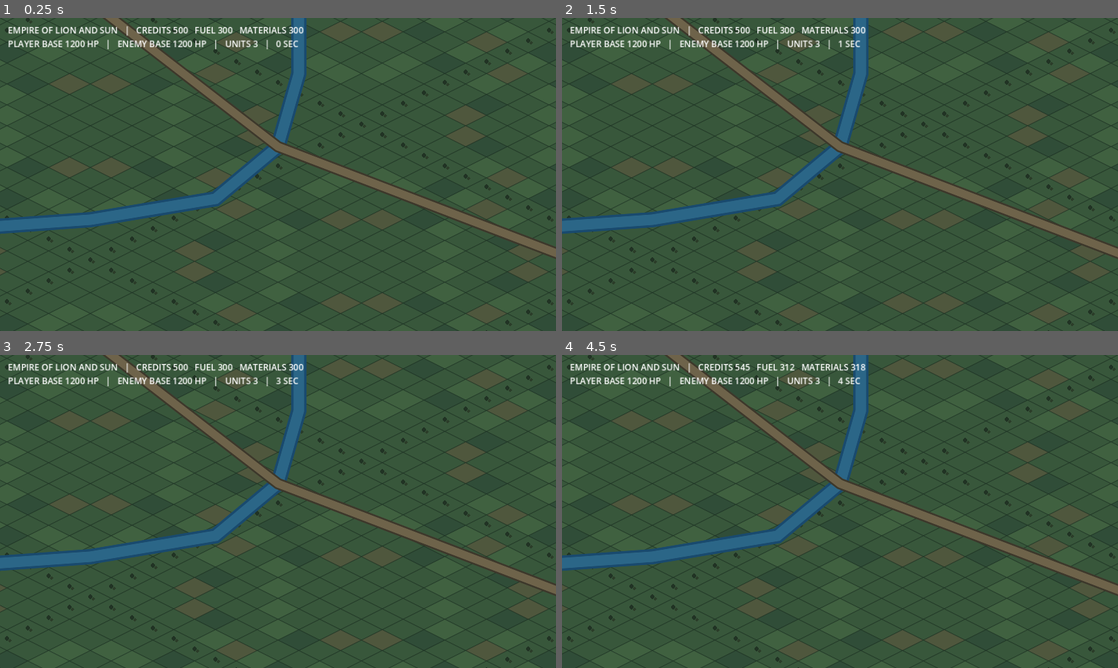
Above: before the commit, frames 1-4 (two rows, left to right).
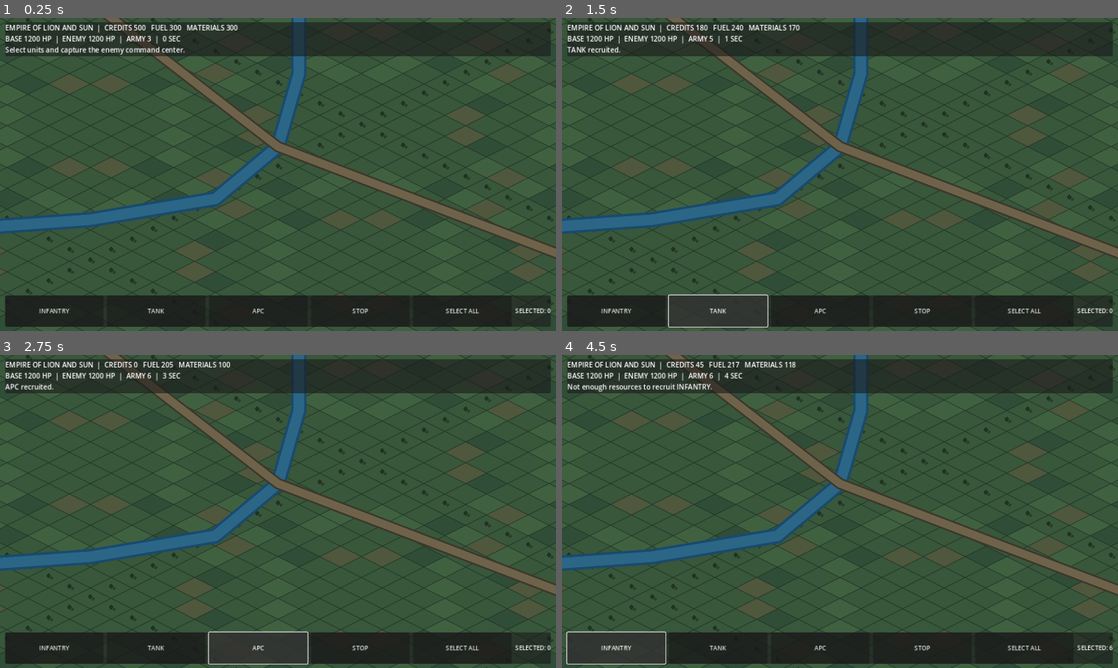
Above: after the commit, the same moments.

Repository: itsalirezajr-design/Empire-of-Lion-and-Sun
Game: Godot game, scene res://scenes/Main.tscn
Same seed, same stepped clock (60 frames per second), same inputs: the game is played once before the commit and once after it.
Inputs (mouse positions are in pixels of both pictures, inside the frame that each line leads up to):
- Up to frame 1 (0.25 s): no input
- Up to frame 2 (1.5 s): click (617, 312) at 0.5 s, where only the run after the commit has a clickable "INFANTRY"; click (717, 312) at 1.25 s, where only the run after the commit has a clickable "TANK"
- Up to frame 3 (2.75 s): click (255, 649) at 2 s, where only the run after the commit has a clickable "APC"
- Up to frame 4 (4.5 s): click (923, 649) at 2.75 s, where only the run after the commit has a clickable "STOP"; click (1023, 649) at 3.5 s, where only the run after the commit has a clickable "SELECT ALL"; click (617, 649) at 4.25 s, where only the run after the commit has a clickable "INFANTRY"

The runs differ from the first frame. In frame 1, 20% of the frame differs, in the area x 0-100%, y 1-99%; in frame 2, 19%; in frame 3, 19%; in frame 4, 19%.

Commit message:
Add mobile command HUD and unit recruitment

Diff:
--- a/scripts/main.gd
+++ b/scripts/main.gd
@@ -32,6 +32,8 @@
 var multitouch_used := false
 var mouse_pan_active := false
 var mouse_pan_last := Vector2.ZERO
+var hud_message := "Select units and capture the enemy command center."
+var selection_label: Label
 
 @onready var camera: Camera2D = $Camera2D
 @onready var stats_label: Label = $HUD/Stats
@@ -48,6 +50,7 @@
 	_spawn_unit("infantry", "enemy", ENEMY_BASE + Vector2(-150, -100))
 	_spawn_unit("tank", "enemy", ENEMY_BASE + Vector2(-220, 0))
 	_spawn_unit("apc", "enemy", ENEMY_BASE + Vector2(-150, 100))
+	_build_hud()
 	_update_hud()
 	queue_redraw()
 
@@ -330,8 +333,118 @@
 			selected_units.append(unit)
 
 
+func _build_hud() -> void:
+	var hud: CanvasLayer = $HUD
+	var top_panel := PanelContainer.new()
+	top_panel.name = "TopStatusPanel"
+	top_panel.anchor_left = 0.0
+	top_panel.anchor_top = 0.0
+	top_panel.anchor_right = 1.0
+	top_panel.anchor_bottom = 0.0
+	top_panel.offset_left = 12.0
+	top_panel.offset_top = 10.0
+	top_panel.offset_right = -12.0
+	top_panel.offset_bottom = 88.0
+	hud.add_child(top_panel)
+	stats_label.reparent(top_panel)
+	stats_label.custom_minimum_size = Vector2(0, 64)
+	stats_label.add_theme_font_size_override("font_size", 16)
+	stats_label.autowrap_mode = TextServer.AUTOWRAP_WORD_SMART
+	var bottom_panel := PanelContainer.new()
+	bottom_panel.name = "CommandPanel"
+	bottom_panel.anchor_left = 0.0
+	bottom_panel.anchor_top = 1.0
+	bottom_panel.anchor_right = 1.0
+	bottom_panel.anchor_bottom = 1.0
+	bottom_panel.offset_left = 12.0
+	bottom_panel.offset_top = -82.0
+	bottom_panel.offset_right = -12.0
+	bottom_panel.offset_bottom = -10.0
+	hud.add_child(bottom_panel)
+	var commands := HBoxContainer.new()
+	commands.add_theme_constant_override("separation", 8)
+	bottom_panel.add_child(commands)
+	_add_hud_button(commands, "INFANTRY", _recruit_infantry)
+	_add_hud_button(commands, "TANK", _recruit_tank)
+	_add_hud_button(commands, "APC", _recruit_apc)
+	_add_hud_button(commands, "STOP", _stop_selected_units)
+	_add_hud_button(commands, "SELECT ALL", _select_all_player_units)
+	selection_label = Label.new()
+	selection_label.text = "SELECTED: 0"
+	selection_label.vertical_alignment = VERTICAL_ALIGNMENT_CENTER
+	selection_label.add_theme_font_size_override("font_size", 14)
+	commands.add_child(selection_label)
+
+
+func _add_hud_button(parent: HBoxContainer, caption: String, action: Callable) -> void:
+	var button := Button.new()
+	button.text = caption
+	button.size_flags_horizontal = Control.SIZE_EXPAND_FILL
+	button.custom_minimum_size = Vector2(105, 54)
+	button.add_theme_font_size_override("font_size", 14)
+	button.pressed.connect(action)
+	parent.add_child(button)
+
+
+func _recruit_unit(kind: String) -> void:
+	if match_over:
+		return
+	var cost_credits := 100
+	var cost_fuel := 0
+	var cost_materials := 40
+	match kind:
+		"tank":
+			cost_credits = 220
+			cost_fuel = 60
+			cost_materials = 90
+		"apc":
+			cost_credits = 180
+			cost_fuel = 35
+			cost_materials = 70
+	if credits < cost_credits or fuel < cost_fuel or materials < cost_materials:
+		hud_message = "Not enough resources to recruit " + kind.to_upper() + "."
+		_update_hud()
+		return
+	credits -= cost_credits
+	fuel -= cost_fuel
+	materials -= cost_materials
+	var spawn_offset := Vector2(randf_range(110.0, 190.0), randf_range(-150.0, 150.0))
+	_spawn_unit(kind, "player", _clamp_to_map(PLAYER_BASE + spawn_offset))
+	hud_message = kind.to_upper() + " recruited."
+	_update_hud()
+
+
+func _recruit_infantry() -> void:
+	_recruit_unit("infantry")
+
+
+func _recruit_tank() -> void:
+	_recruit_unit("tank")
+
+
+func _recruit_apc() -> void:
+	_recruit_unit("apc")
+
+
+func _stop_selected_units() -> void:
+	for unit in selected_units:
+		unit["destination"] = unit["pos"]
+	hud_message = "Selected units stopped."
+	_update_hud()
+
+
+func _select_all_player_units() -> void:
+	selected_units.clear()
+	selected_units.append_array(player_units)
+	hud_message = "All friendly units selected."
+	_update_hud()
+	queue_redraw()
+
+
 func _update_hud() -> void:
-	stats_label.text = "EMPIRE OF LION AND SUN   |   CREDITS %d   FUEL %d   MATERIALS %d\nPLAYER BASE %.0f HP   |   ENEMY BASE %.0f HP   |   UNITS %d   |   %.0f SEC" % [credits, fuel, materials, player_base_hp, enemy_base_hp, player_units.size(), elapsed]
+	stats_label.text = "EMPIRE OF LION AND SUN  |  CREDITS %d   FUEL %d   MATERIALS %d\nBASE %.0f HP  |  ENEMY %.0f HP  |  ARMY %d  |  %.0f SEC\n%s" % [credits, fuel, materials, player_base_hp, enemy_base_hp, player_units.size(), elapsed, hud_message]
+	if selection_label != null:
+		selection_label.text = "SELECTED: %d" % selected_units.size()
 	if match_over:
 		stats_label.text += "\n" + match_message
 
